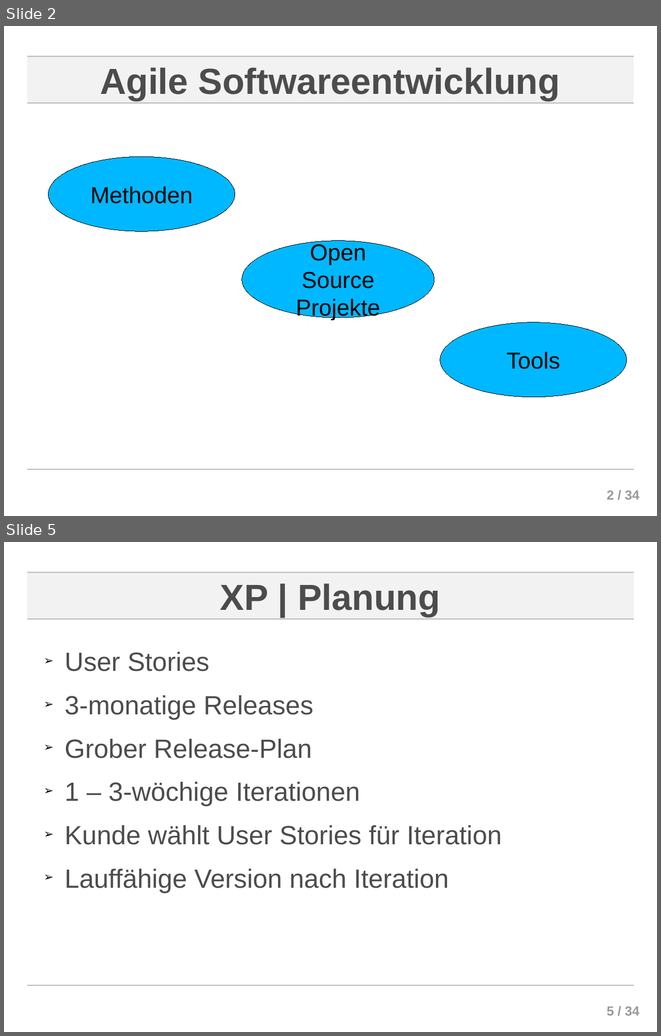
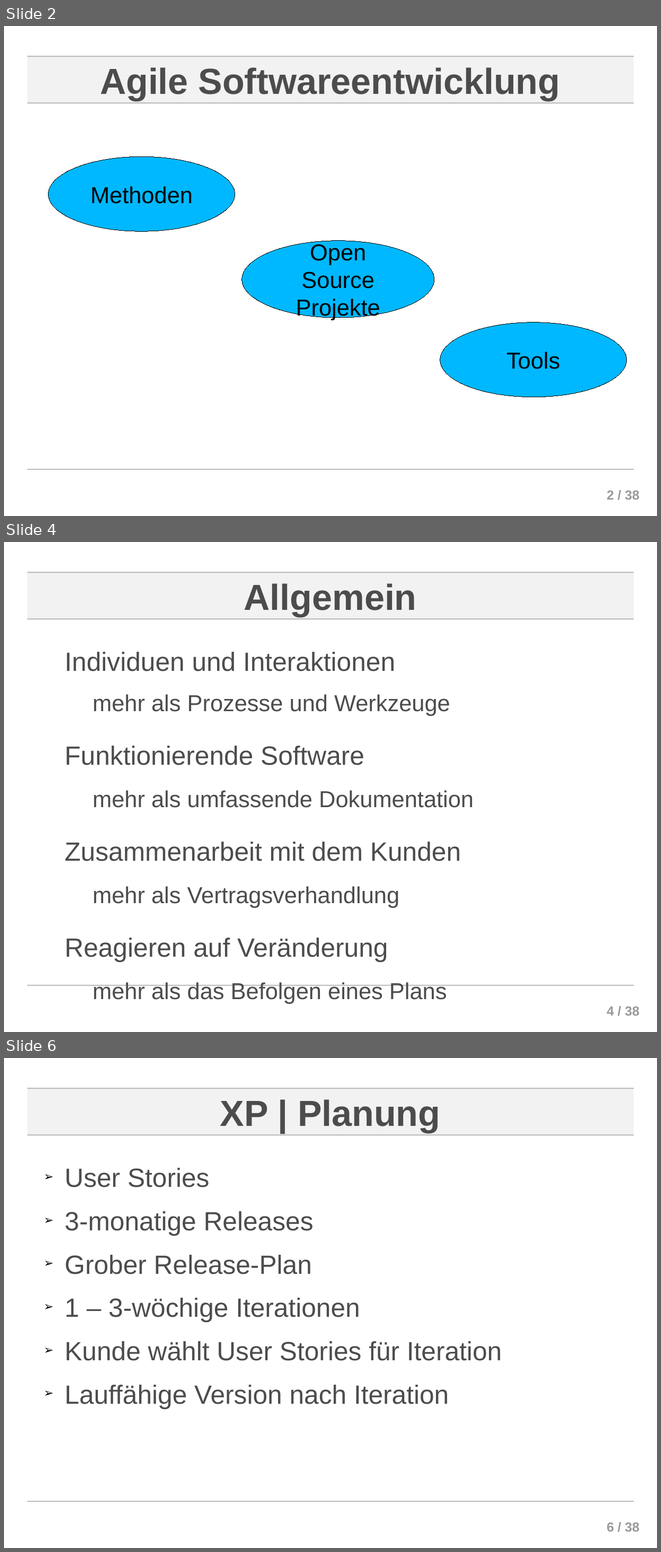
Before and after one commit to ChornHulio/sweSeminar, a slide deck: presentation/Agile Softwareentwicklung.odp. Shown one above the other, each under a label of ours: slides 2 and 5 before the commit, slides 2, 4 and 6 after it; the slides between them are not shown. The pictures are 661x1036 and 661x1552 pixels, drawn with LibreOffice and Linux fonts; fonts in the diff are those of the drawing; background and template pictures are left out. Boxes give left, top, right and bottom in pixels: in the first picture for what was removed or moved away, otherwise in the second. Text is boxed around its words. In the diff, an @@ line names an element or a change of style, - is before the commit and + after.

Commit message:
Methoden - Allgemein und Fazit hinzugefuegt; Folienmaster fuer alle ubernommen

```diff
--- a/presentation/Agile Softwareentwicklung.odp
+++ b/presentation/Agile Softwareentwicklung.odp
@@ slide 4 added at (4, 542, 657, 1032), background #FFFFFF; not listed: 5 template elements that a slide beside it also shows @@
@@ title added at (244, 583, 417, 616), 44 pt, text #4C4C4C, bold @@
+Allgemein
@@ text added at (64, 652, 474, 1004), 28 pt, text #4C4C4C @@
+Individuen und Interaktionen
+  mehr als Prozesse und Werkzeuge
+Funktionierende Software
+  mehr als umfassende Dokumentation
+Zusammenarbeit mit dem Kunden
+  mehr als Vertragsverhandlung
+Reagieren auf Veränderung
+  mehr als das Befolgen eines Plans
@@ page number at (607, 490, 639, 499): text changed @@
-2 / 34
+2 / 38
@@ what was slide 5 is now slide 6 @@
@@ page number at (607, 1522, 639, 1531): text changed @@
-5 / 34
+6 / 38
```
Also in this commit, not shown: 4 slides changed, 3 other slides added.
